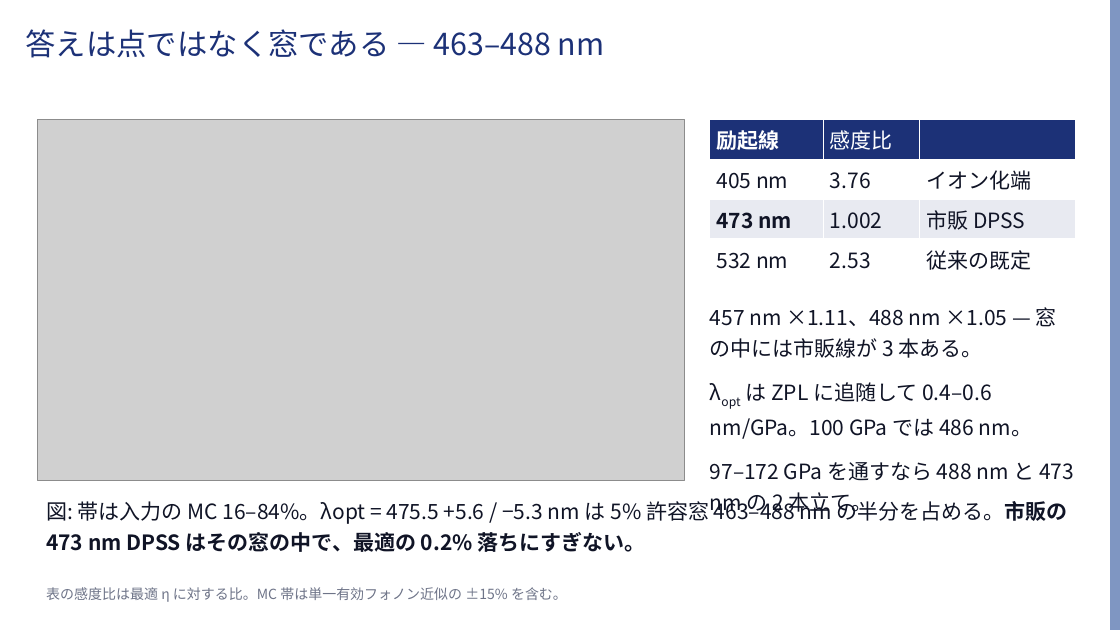
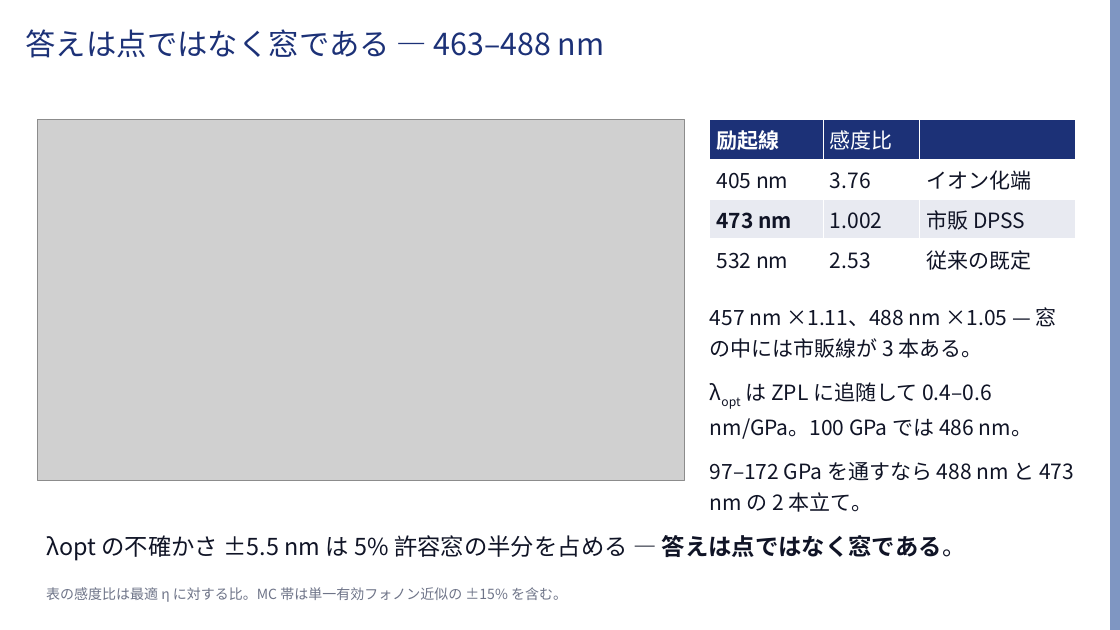
Before and after one commit to Risei412/ultra-high-pressure-ODMR, a slide deck: slide 6 of slides/odmr_473nm_talk.pptx. Drawn at 1120x630 pixels with LibreOffice and Linux fonts; fonts in the diff are those of the drawing; grey boxes stand for pictures; background and template pictures are left out. Boxes give left, top, right and bottom in pixels: in the first picture for what was removed or moved away, otherwise in the second. Text is boxed around its words. In the diff, an @@ line names an element or a change of style, - is before the commit and + after.

```diff
--- a/slides/odmr_473nm_talk.pptx
+++ b/slides/odmr_473nm_talk.pptx
@@ text at bbox=[46, 535, 966, 561]: text changed; size 18 to 20 pt @@
-図: 帯は入力の MC 16–84%。λopt = 475.5 +5.6 / −5.3 nm は 5% 許容窓 463–488 nm の半分を占める。市販の 473 nm DPSS はその窓の中で、最適の 0.2% 落ちにすぎない。
+λopt の不確かさ ±5.5 nm は 5% 許容窓の半分を占める — 答えは点ではなく窓である。
```
Also in this commit, not shown: 4 other slides changed, 2 other files.
